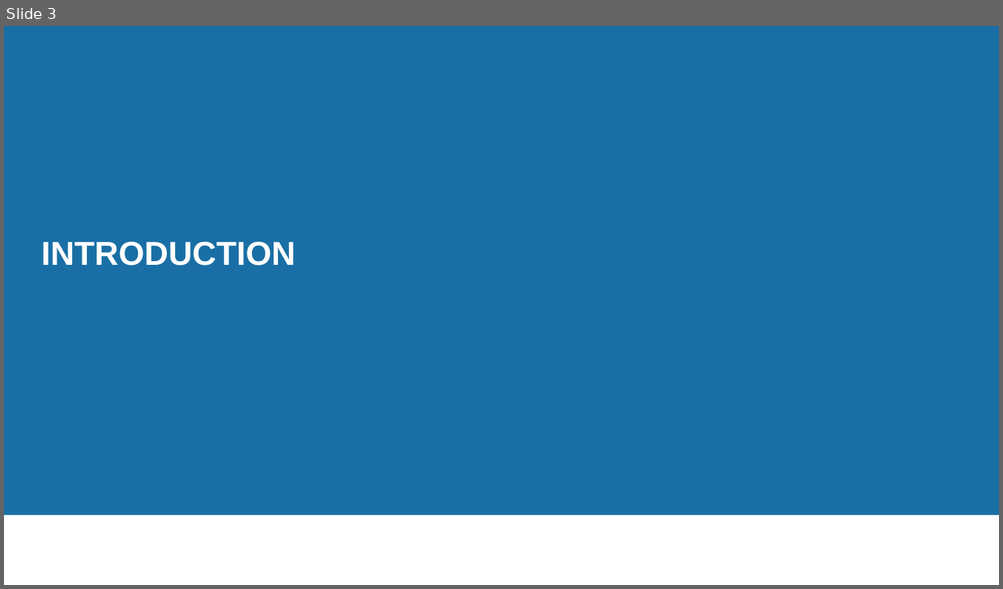
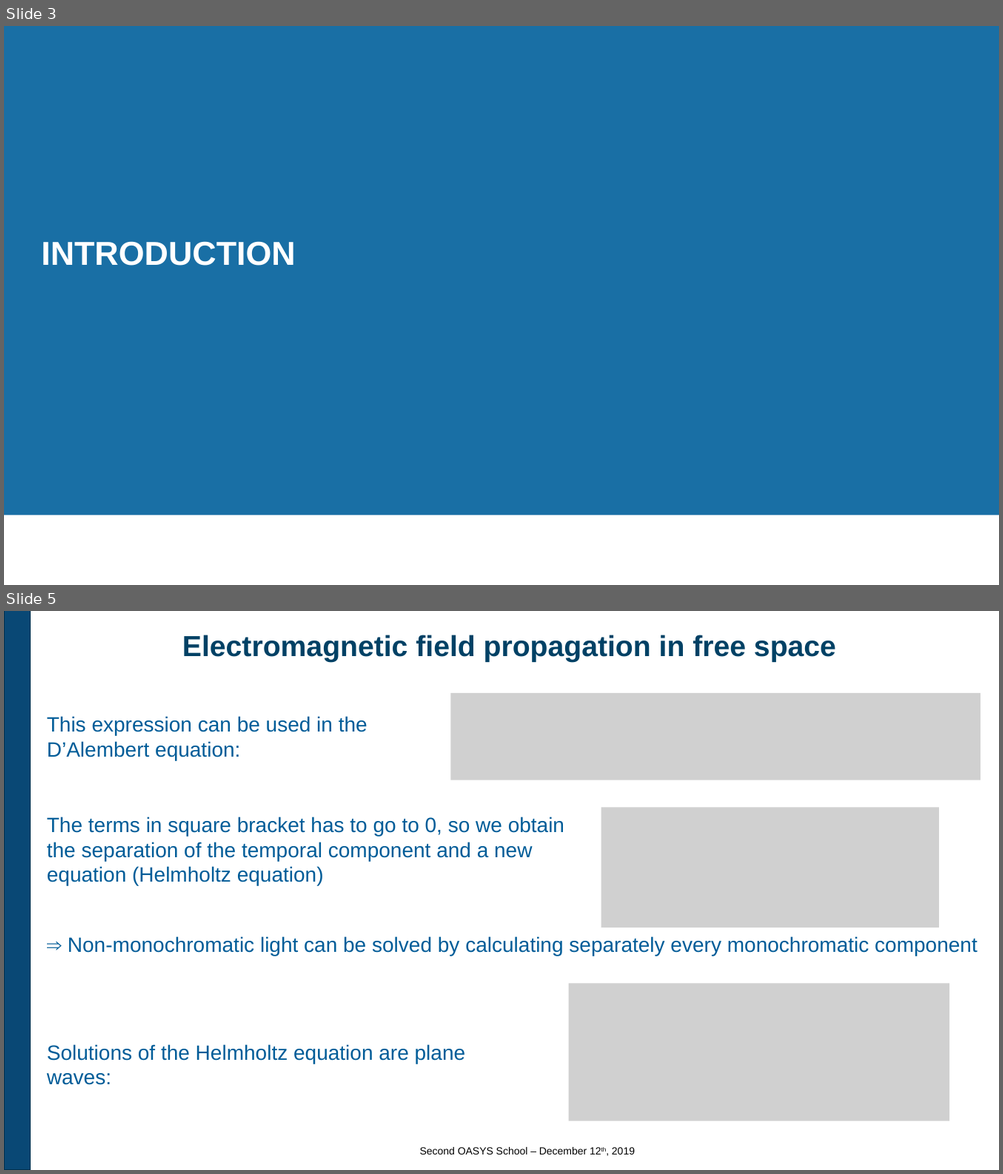
Before and after one commit to oasys-kit/oasys_school, a slide deck: second/slides/2_Introduction_to_SRW.pptx. Shown one above the other, each under a label of ours: slide 3 before the commit, slides 3 and 5 after it; the slides between them are not shown. The pictures are 1003x589 and 1003x1174 pixels, drawn with LibreOffice and Linux fonts; fonts in the diff are those of the drawing; grey boxes stand for pictures; background and template pictures are left out. Boxes give left, top, right and bottom in pixels: in the first picture for what was removed or moved away, otherwise in the second. Text is boxed around its words. In the diff, an @@ line names an element or a change of style, - is before the commit and + after.

Commit message:
Second Oasys School

```diff
--- a/second/slides/2_Introduction_to_SRW.pptx
+++ b/second/slides/2_Introduction_to_SRW.pptx
@@ slide 5 added at [4, 611, 999, 1170], background #FFFFFF @@
@@ rectangle added at [4, 611, 30, 1170], fill #094875, outline #00304E 0.75 pt @@
@@ title added at [182, 635, 836, 662], 28 pt, text #004165, bold @@
+Electromagnetic field propagation in free space
@@ picture added at [451, 693, 981, 780] @@
@@ text added at [47, 716, 367, 760], 20 pt, text #005C98 @@
+This expression can be used in the D’Alembert equation:
@@ picture added at [601, 807, 939, 927] @@
@@ text added at [47, 817, 564, 886], 20 pt, text #005C98 @@
+The terms in square bracket has to go to 0, so we obtain the separation of the temporal component and a new equation (Helmholtz equation)
@@ text added at [68, 937, 977, 956], 20 pt, text #005C98 @@
+⇒ Non-monochromatic light can be solved by calculating separately every monochromatic component
@@ picture added at [569, 983, 949, 1122] @@
@@ text added at [47, 1045, 466, 1085], 20 pt, text #005C98 @@
+Solutions of the Helmholtz equation are plane waves:
@@ text added at [420, 1147, 634, 1155], 10 pt, text #000000 @@
+Second OASYS School – December 12th, 2019
```
Also in this commit, not shown: 6 slides changed, 6 other slides added.
